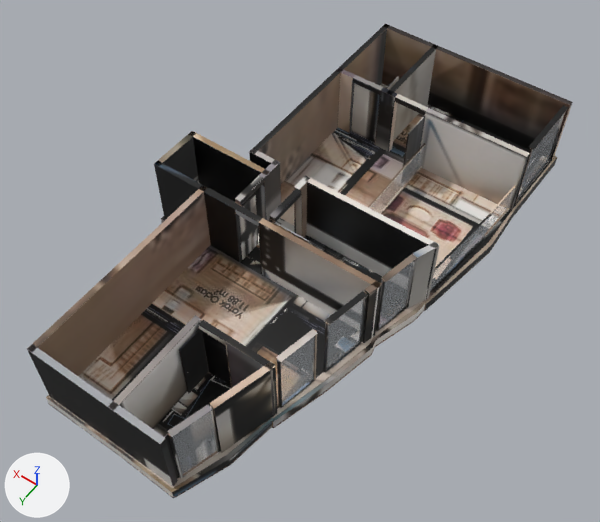
An edit to the glTF model _bake/glb/koru-6/model.glb, drawn before and after from the same camera.
One viewpoint serves both versions: a camera (50 mm lens) standing at (-8.58, 12.36, 18.75) and looking at (-0.25, 0.69, 0.41). Arrows for +X, +Y and +Z are at lower left; the lights stay in place. The picture after the commit comes second. Where no turn or scale is listed for an object, it has been applied to the vertices. Vertices at exactly the same position are counted once.
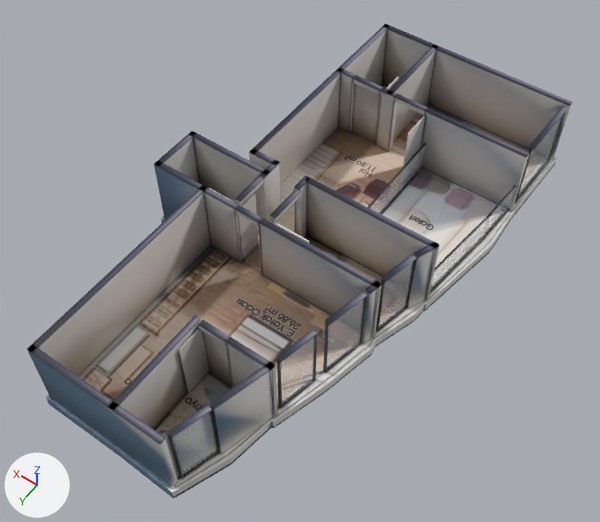
Edits to the scene script, one JSON object a line:
```json
{"block": "mat_baked", "where": "n3 = _N.new('ShaderNodeMapping'); n3.name = 'Mapping'"}
{"op": "set", "path": "n3.inputs[3].default_value", "old": "(15.85, 15.97, 1.0)", "new": "(15.91, 15.97, 1.0)", "note": "'Scale'"}
{"block": "me_mesh_0", "where": "# used by ob_mesh_0; location = (-4.26, 7.79, -0.36)"}
{"op": "remove", "block": "me_mesh_0", "code": "me_mesh_0.from_pydata(...)  # 2099 vertices, 3798 faces; spans x 0.0..8.5, y -15.5..0.0, z 0.0..2.6"}
{"op": "add", "block": "me_mesh_0", "code": "me_mesh_0.from_pydata(...)  # 1848 vertices, 3296 faces; spans x 0.0..8.5, y -15.5..0.0, z 0.0..2.6"}
{"block": "me_mesh_0", "change": "me_mesh_0 part 1: 16 vertices moved within x 3.2..4.6, y -12.8..-3.0, z 0.3..0.4; 251 vertices removed from x 0.1..6.9, y -12.9..-2.9, z 0.0..0.4"}
{"block": "me_mesh_0", "change": "me_mesh_0 part 2: 2429 kept faces spanning x 0.0..8.5, y -15.5..0.0, z 0.0..2.6 get new texture (UV) coordinates"}
```

Changed parts and their boxes (x1, y1, x2, y2) in the pictures (600 x 522 px):
```json
{"object": "Mesh_0", "change": "surface changed", "before": [27, 24, 573, 498], "after": [27, 24, 573, 498]}
{"part": 1, "of": "me_mesh_0", "change": "reshaped", "before": [46, 91, 557, 498], "after": [198, 115, 425, 329], "on screen": "mostly hidden afterwards"}
{"part": 2, "of": "me_mesh_0", "change": "surface changed", "before": [27, 24, 573, 498], "after": [27, 24, 573, 498]}
```
